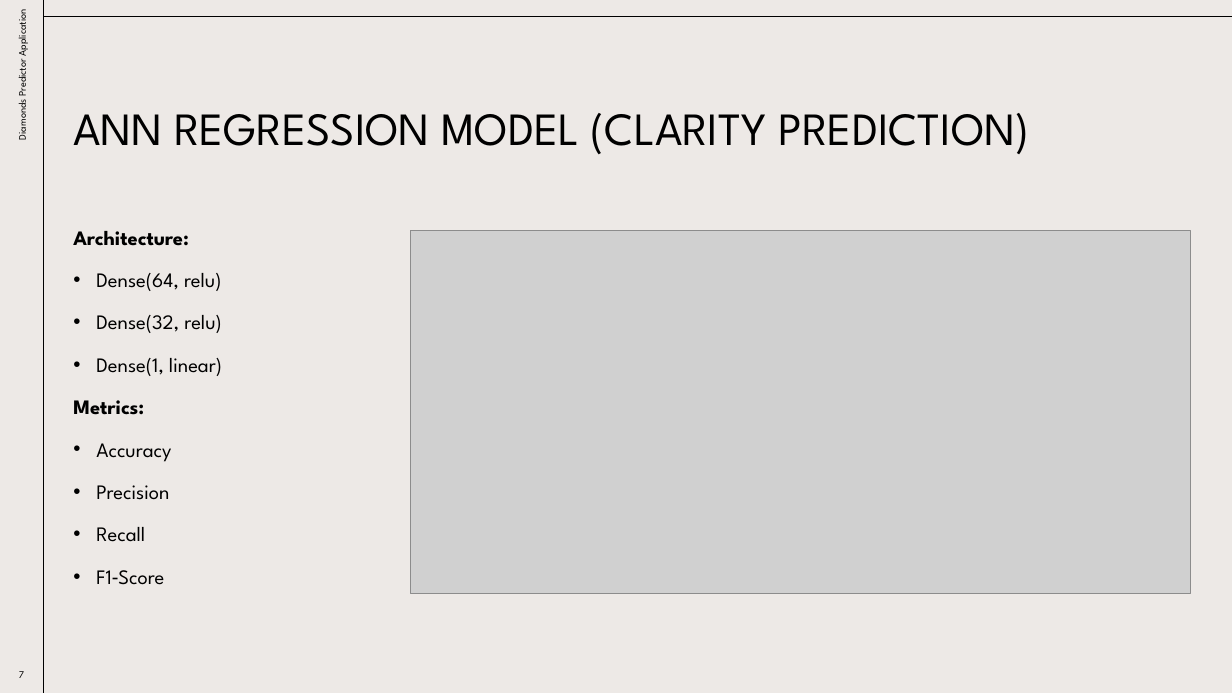
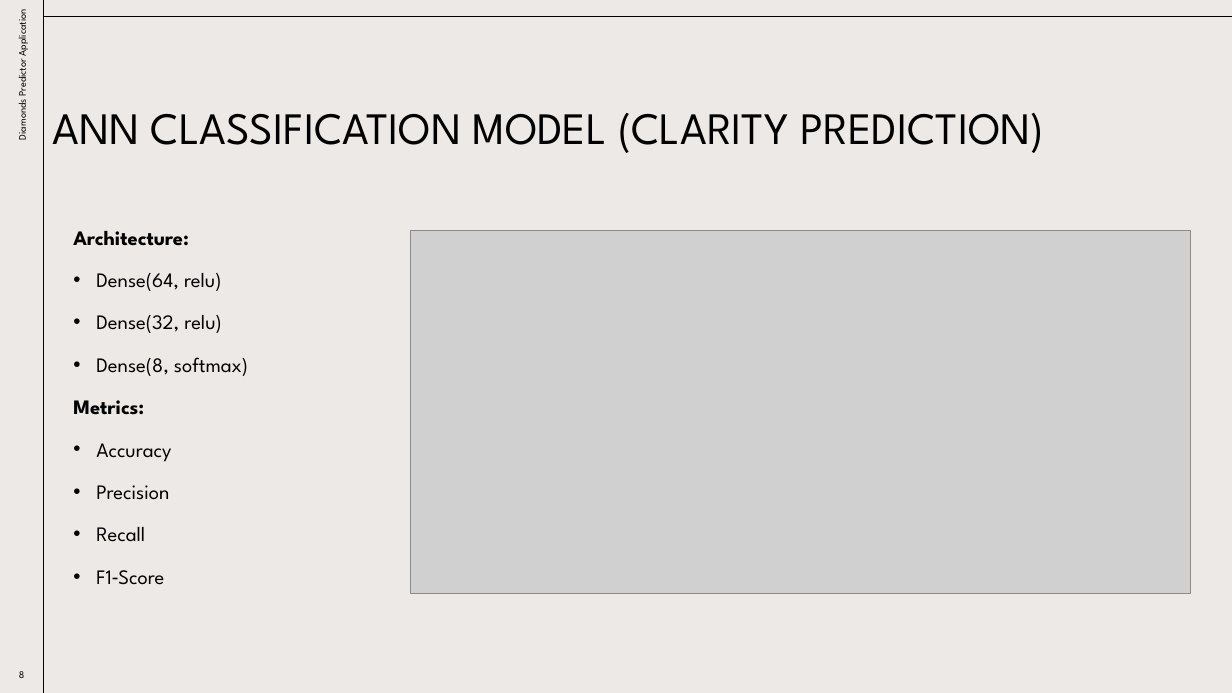
Before and after one commit to Saadehsan-9191/Machine-Learning-Projects, a slide deck: slide 8 of Multi - Diamonds price predictor/Diamonds Predictor Application.pptx (slide 7 before the commit). Drawn at 1232x693 pixels with LibreOffice and Linux fonts; fonts in the diff are those of the drawing; grey boxes stand for pictures. Boxes give left, top, right and bottom in pixels: in the first picture for what was removed or moved away, otherwise in the second. Text is boxed around its words. In the diff, an @@ line names an element or a change of style, - is before the commit and + after.

```diff
--- a/Multi - Diamonds price predictor/Diamonds Predictor Application.pptx
+++ b/Multi - Diamonds price predictor/Diamonds Predictor Application.pptx
@@ title at (53,113,1045,153): text changed; size 36 to 35 pt @@
-ANN REGRESSION MODEL (CLARITY PREDICTION)
+ANN CLASSIFICATION MODEL (CLARITY PREDICTION)
@@ text at (96,357,248,376): text changed @@
-• Dense(1, linear)
+• Dense(8, softmax)
@@ page number at (19,671,25,678): text changed @@
-7
+8
```
Also in this commit, not shown: 4 other slides changed, 1 slide added, 1 other file.
